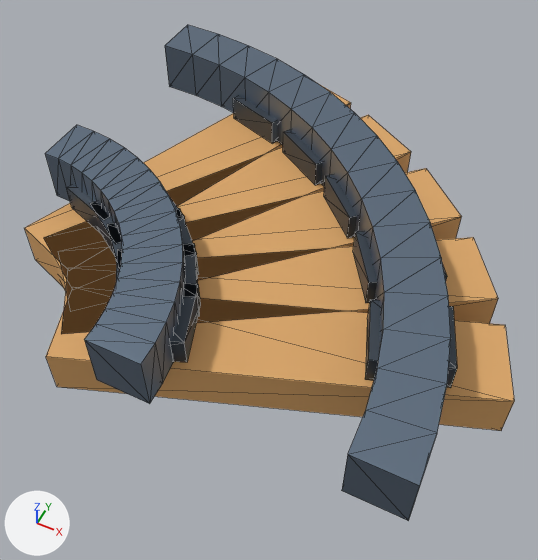
The glTF model assets/custom/models/minecart_rail_corner.glb as it was, and as the next commit left it.
The view is the same before and after, from a 50 mm camera at (0.743, -0.409, 0.92) aimed at (0.382, 0.314, 0.017). The axes (+X, +Y, +Z) are drawn at lower left. The lights are the same throughout. The first picture is the older version. Mesh edges are drawn as thin lines. Vertices at exactly the same position are counted once.

The first picture shows 'MinecartRailCorner'.
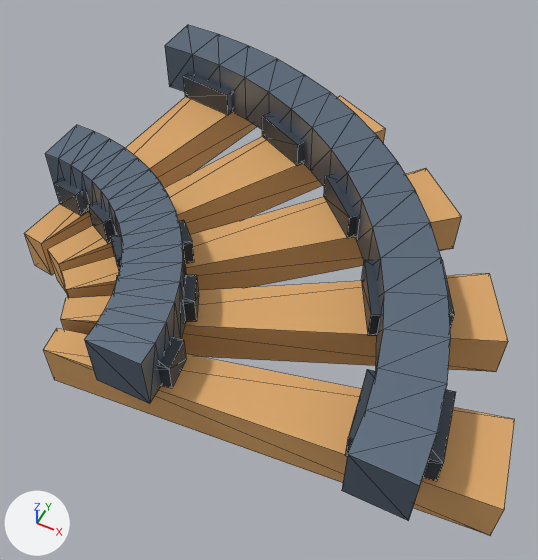
Where the change shows, as pixel boxes [x1, y1, x2, y2] in the pictures (538 x 560 px; the box of a moved part takes in the faces that stretch with it):
'MinecartRailCorner', reshaped: before [25, 25, 514, 521]; after [24, 25, 515, 536]
part 1 of me_minecartrailcorner, moved or reshaped: before [365, 299, 457, 388]; after [345, 369, 456, 481]
part 2 of me_minecartrailcorner, moved or reshaped: before [353, 231, 447, 303]; after [361, 260, 454, 335]
part 3 of me_minecartrailcorner, moved or reshaped: before [283, 129, 322, 185]; after [262, 113, 304, 166]
part 4 of me_minecartrailcorner, moved or reshaped: before [233, 96, 277, 143]; after [183, 73, 232, 115]
part 5 of me_minecartrailcorner, moved or reshaped: before [25, 84, 514, 431]; after [24, 96, 515, 536]

Edits to the bpy script that builds the scene:
```text
Change me_minecartrailcorner:
    used by ob_minecartrailcorner; location = (0.0, 0.0, 0.0)
    remove me_minecartrailcorner.from_pydata(...)  # 256 vertices, 444 faces; spans x 0.0..0.793, y 0.0..0.793, z 0.0..0.165
    add me_minecartrailcorner.from_pydata(...)  # 256 vertices, 444 faces; spans x 0.0..0.82, y 0.0..0.82, z 0.0..0.165
    me_minecartrailcorner part 1: the loose piece of 8 vertices spanning x 0.567..0.711, y 0.164..0.302, z 0.075..0.12 is turned -11 degrees about the z axis through the mesh origin
    me_minecartrailcorner part 2: the loose piece of 8 vertices spanning x 0.497..0.65, y 0.29..0.441, z 0.075..0.12 is turned -5.5 degrees about the z axis through the mesh origin
    me_minecartrailcorner part 3: the loose piece of 8 vertices spanning x 0.29..0.441, y 0.497..0.65, z 0.075..0.12 is turned 5.5 degrees about the z axis through the mesh origin
    me_minecartrailcorner part 4: the loose piece of 8 vertices spanning x 0.164..0.302, y 0.567..0.711, z 0.075..0.12 is turned 11 degrees about the z axis through the mesh origin
    me_minecartrailcorner part 5: 80 of 256 vertices moved; they spanned x 0.0..0.793, y 0.0..0.793, z 0.0..0.12 and now span x 0.008..0.82, y 0.008..0.82, z 0.0..0.12; mean shift (-0.014, -0.014, 0.0); largest move (0.147, 0.123, 0.075) -> (0.8, 0.192, 0.0)
```
